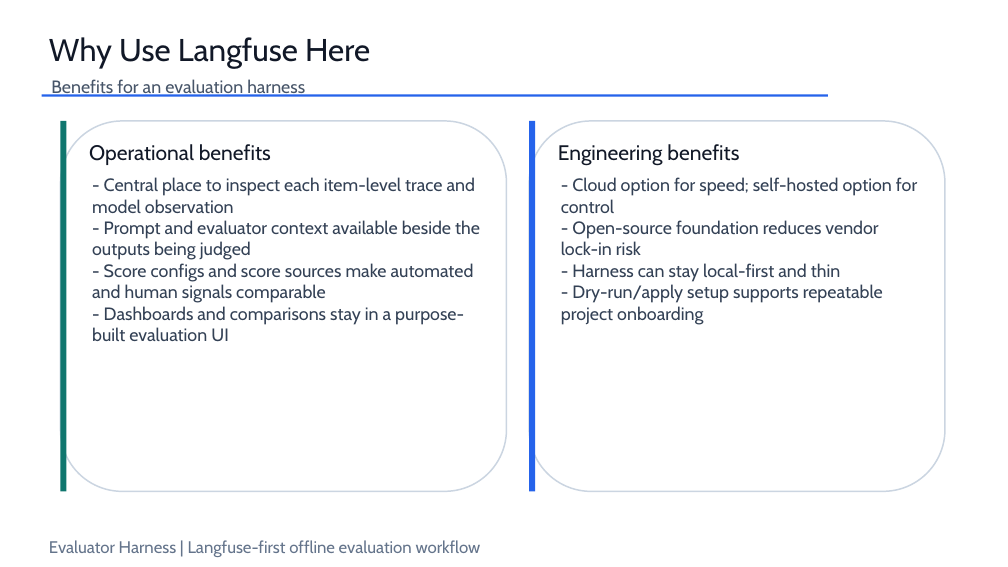
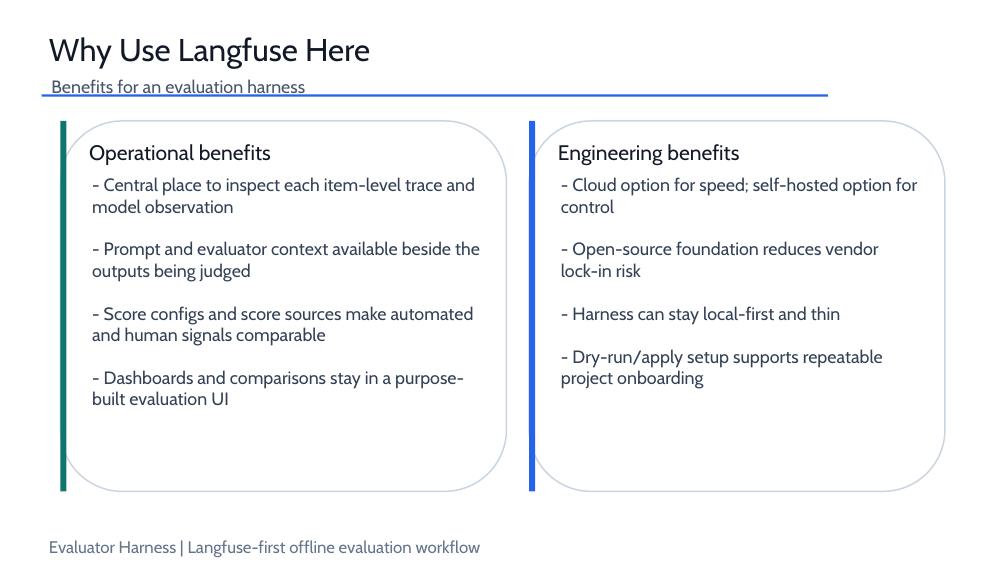
Before and after one commit to mscaldas2012/evaluator-harness, a slide deck: slide 5 of docs/evaluator_harness_project_presentation.pptx. Drawn at 1008x567 pixels with LibreOffice and Linux fonts; fonts in the diff are those of the drawing. Boxes give left, top, right and bottom in pixels: in the first picture for what was removed or moved away, otherwise in the second. Text is boxed around its words. In the diff, an @@ line names an element or a change of style, - is before the commit and + after.

Commit message:
Update project presentation

```diff
--- a/docs/evaluator_harness_project_presentation.pptx
+++ b/docs/evaluator_harness_project_presentation.pptx
@@ text "- Central place to inspect ..." rewrapped from box(92, 177, 480, 342) to box(92, 177, 480, 406) @@
@@ text "- Cloud option for speed; ..." rewrapped from box(561, 177, 917, 325) to box(561, 177, 917, 389) @@
```
Also in this commit, not shown: 6 other slides changed, 1 slide removed, 1 other file.
